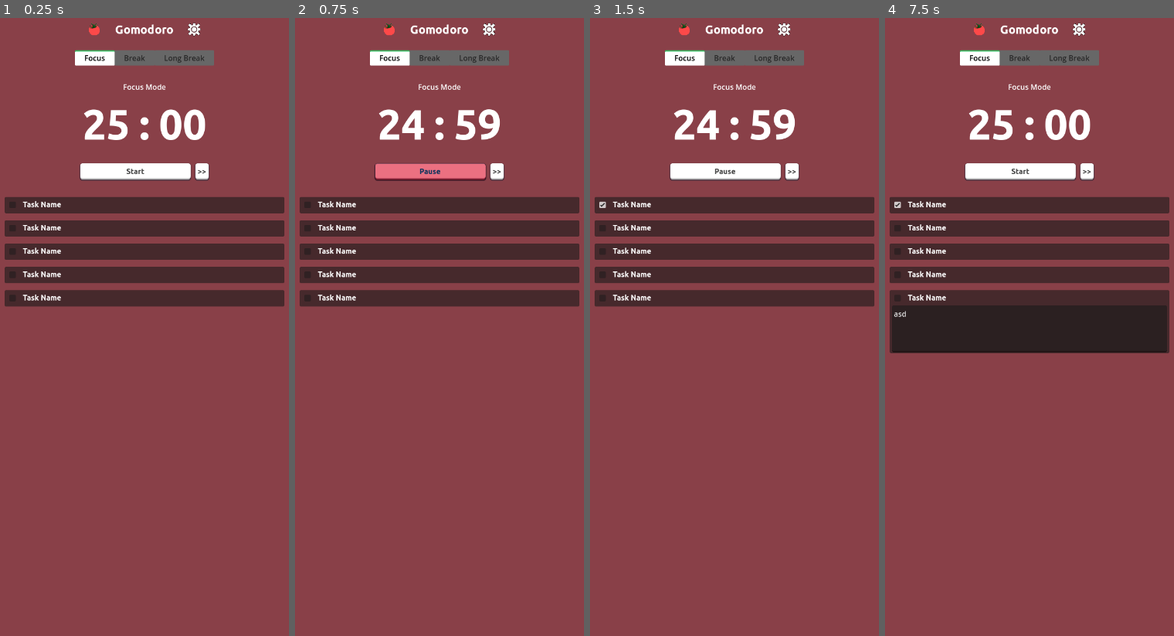
Above: before the commit, frames 1-4 (left to right).
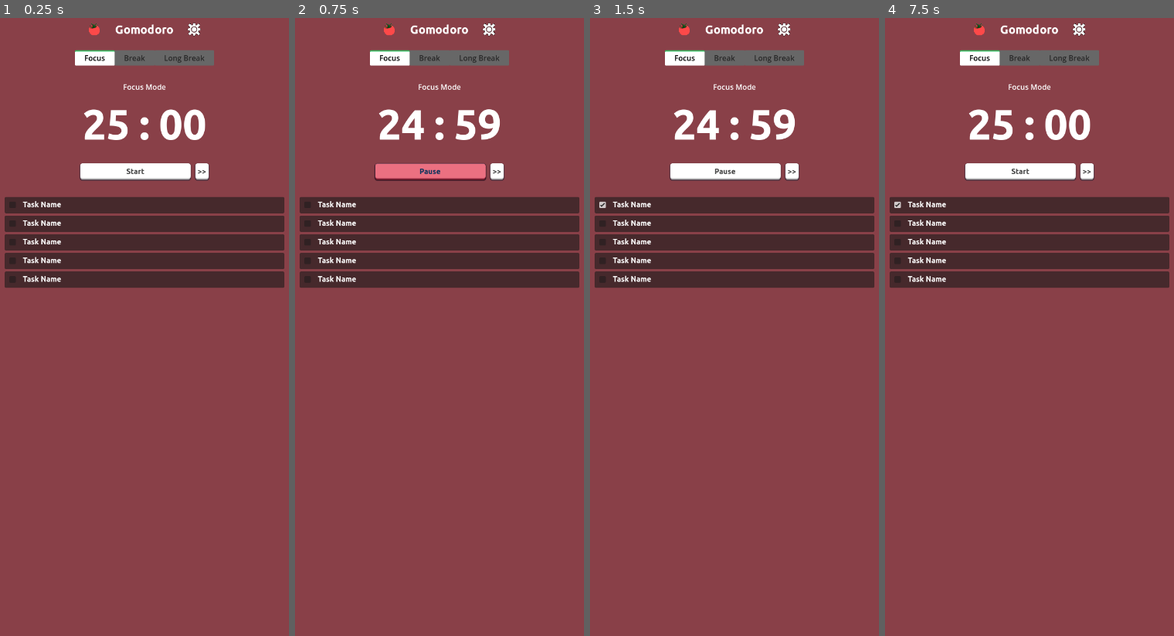
Above: after the commit, the same moments.

Repository: trubusoft/gomodoro
Game: Godot game, scene res://scenes/gomodoro.tscn
Same seed, same stepped clock (60 frames per second), same inputs: the game is played once before the commit and once after it.
Inputs (mouse positions are in pixels of both pictures, inside the frame that each line leads up to):
- Up to frame 1 (0.25 s): no input
- Up to frame 2 (0.75 s): click "Start" at 0.5 s
- Up to frame 3 (1.5 s): click (601, 203) at 1.27 s
- Up to frame 4 (7.5 s): click ">>" at 2 s; click "Start" at 2.75 s; click (896, 203) at 3.52 s; click ">>" at 4.25 s; click (896, 203) at 5.02 s; click "Start" at 5.75 s; click ">>" at 6.5 s; tap Enter at 7.25 s; move the mouse to (1093, 296) at 7.27 s; click (1093, 296) at 7.42 s

The runs differ from the first frame. In frame 1, 7.8% of the frame differs, in the area x 1-99%, y 32-47%; in frame 2, 7.8%; in frame 3, 7.8%; in frame 4, 15%, in the area x 1-99%, y 32-55%.

Commit message:
Update TaskList separation

Diff:
--- a/scenes/task_list.tscn
+++ b/scenes/task_list.tscn
@@ -17,7 +17,7 @@
 
 [node name="VBoxContainer" type="VBoxContainer" parent="CommonMarginContainer"]
 layout_mode = 2
-theme_override_constants/separation = 50
+theme_override_constants/separation = 40
 
 [node name="Task" parent="CommonMarginContainer/VBoxContainer" instance=ExtResource("1_uhejc")]
 layout_mode = 2
